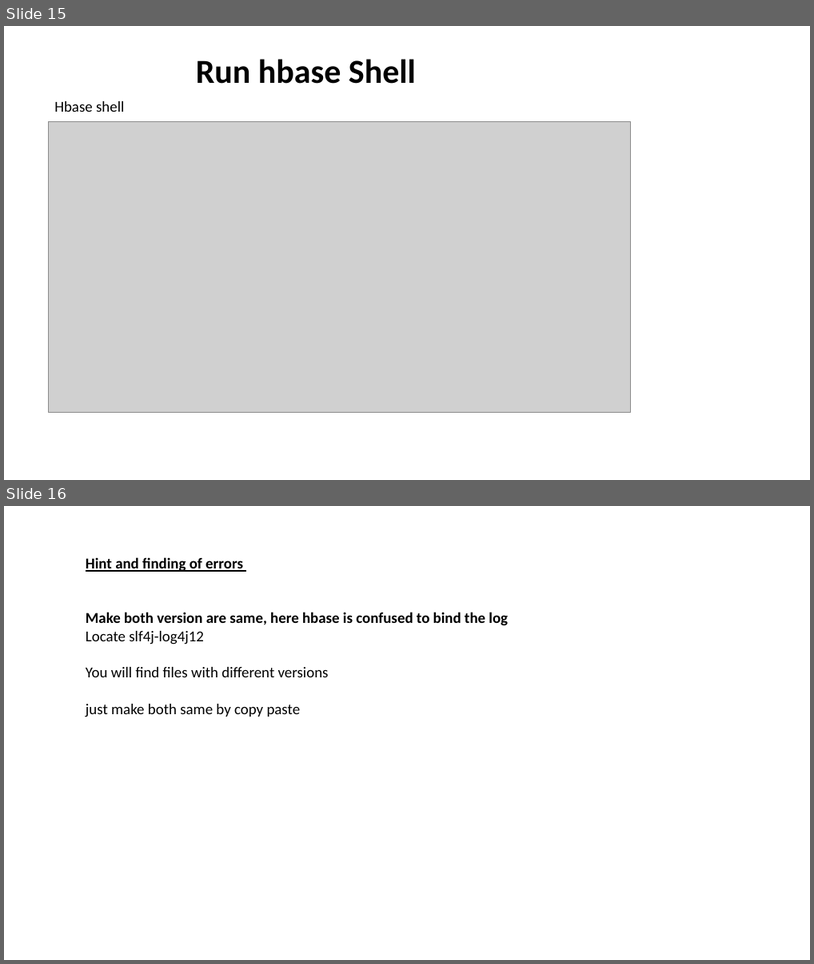
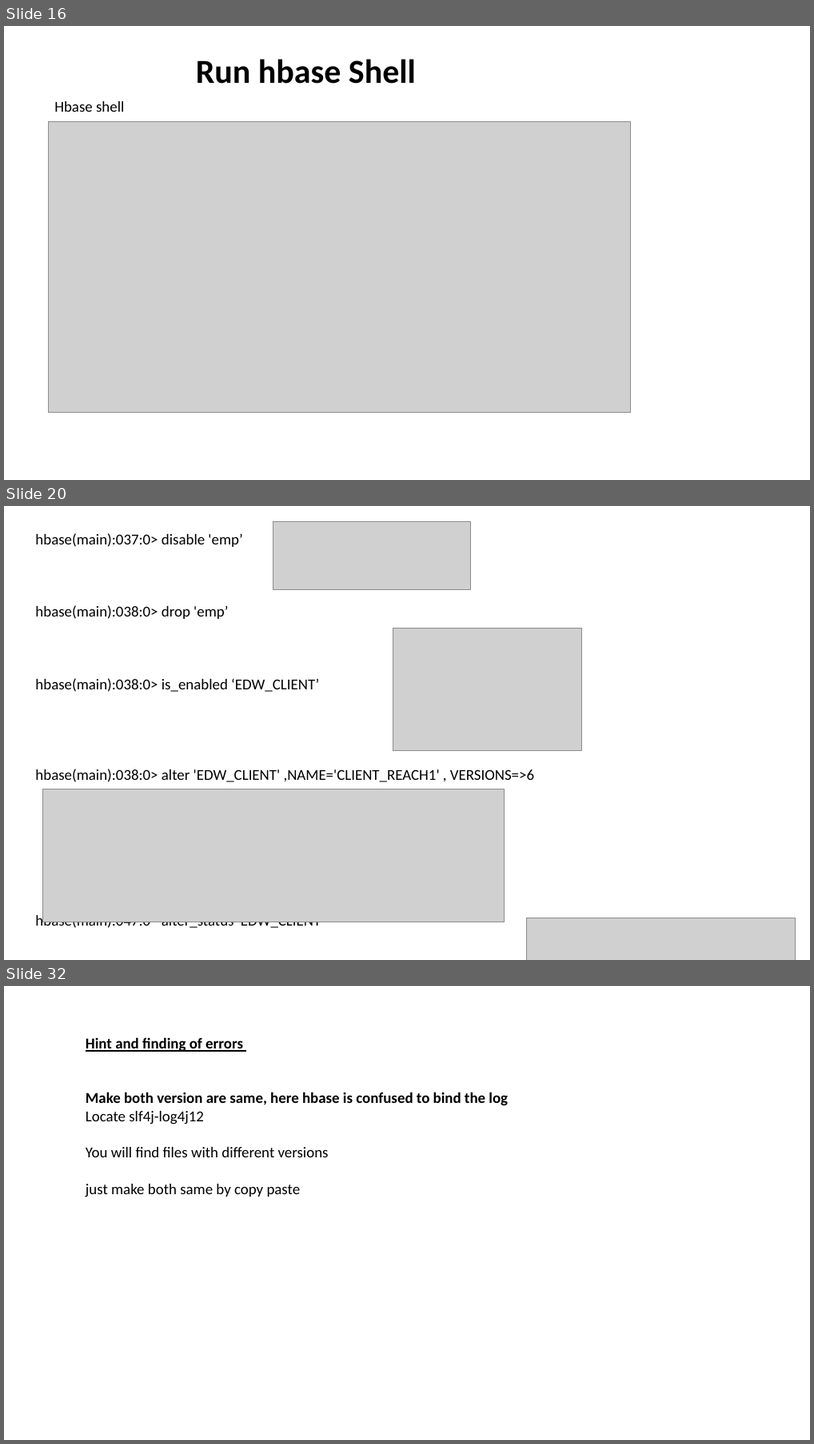
Before and after one commit to aashmishra/Bigdata_ppt, a slide deck: hbase.pptx. Shown one above the other, each under a label of ours: slides 15 and 16 before the commit, slides 16, 20 and 32 after it; the slides between them are not shown. The pictures are 814x964 and 814x1444 pixels, drawn with LibreOffice and Linux fonts; fonts in the diff are those of the drawing; grey boxes stand for pictures. Boxes give left, top, right and bottom in pixels: in the first picture for what was removed or moved away, otherwise in the second. Text is boxed around its words. In the diff, an @@ line names an element or a change of style, - is before the commit and + after.

```diff
--- a/hbase.pptx
+++ b/hbase.pptx
@@ slide 20 added at [4, 506, 810, 960], background #FFFFFF @@
@@ picture added at [274, 522, 471, 589] @@
@@ text added at [35, 533, 534, 929], 18 pt, text #000000 @@
+hbase(main):037:0> disable 'emp’
+hbase(main):038:0> drop 'emp’
+hbase(main):038:0> is_enabled ‘EDW_CLIENT’
+hbase(main):038:0> alter 'EDW_CLIENT' ,NAME='CLIENT_REACH1' , VERSIONS=>6
+hbase(main):047:0* alter_status 'EDW_CLIENT’
@@ picture added at [393, 628, 582, 750] @@
@@ picture added at [42, 788, 505, 922] @@
@@ picture added at [526, 917, 796, 960] @@
@@ what was slide 15 is now slide 16 @@
@@ what was slide 16 is now slide 32 @@
```
Also in this commit, not shown: 3 slides changed, 15 other slides added.
